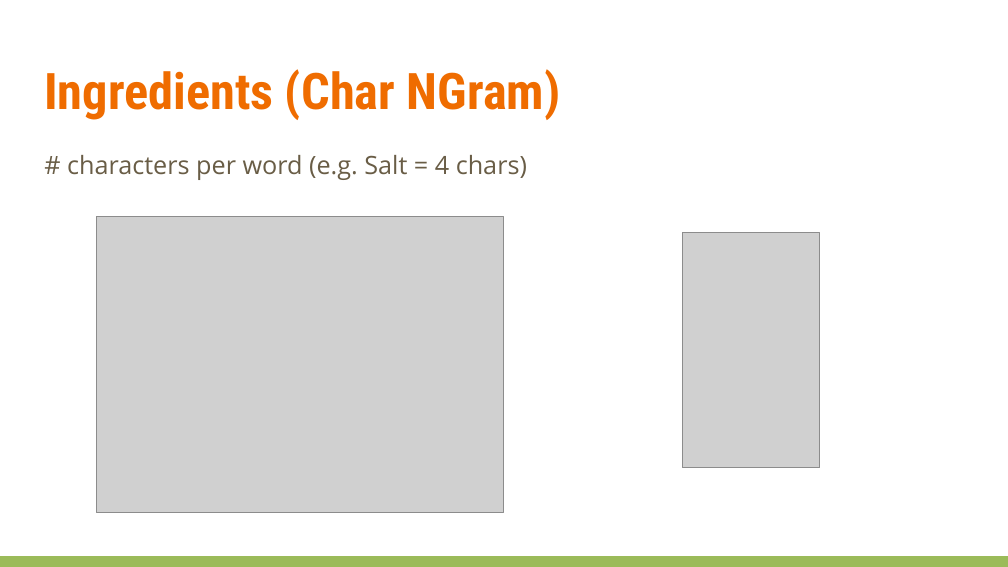
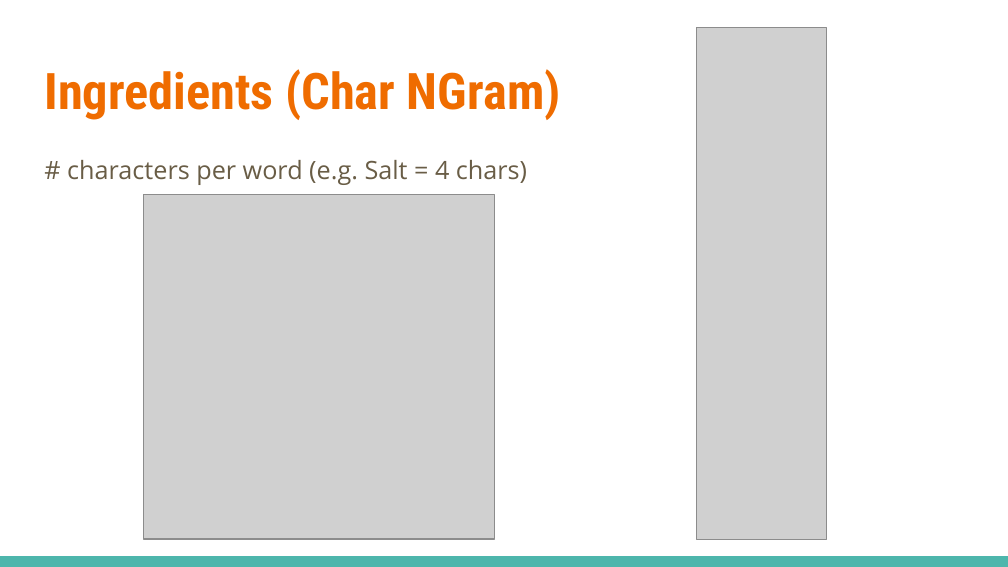
Before and after one commit to bluegrapes/DAT8Coursework, a slide deck: slide 13 of project2/What’s Cooking.pptx. Drawn at 1008x567 pixels with LibreOffice and Linux fonts; fonts in the diff are those of the drawing; grey boxes stand for pictures. Boxes give left, top, right and bottom in pixels: in the first picture for what was removed or moved away, otherwise in the second. Text is boxed around its words. In the diff, an @@ line names an element or a change of style, - is before the commit and + after.

```diff
--- a/project2/What’s Cooking.pptx
+++ b/project2/What’s Cooking.pptx
@@ picture added at (x1=697, y1=28, x2=827, y2=539) @@
@@ text "# characters per word (e.g. ..." at (x1=67, y1=160, x2=527, y2=185): line spacing 1 to 1.15; more space between paragraphs @@
@@ picture resized from (x1=96, y1=216, x2=503, y2=512) to (x1=143, y1=195, x2=494, y2=539) @@
@@ picture removed at (x1=682, y1=233, x2=820, y2=468) @@
@@ rectangle at (x1=0, y1=556, x2=1008, y2=567): fill #9BBB59 to #4DB6AC @@
```
Also in this commit, not shown: 23 other slides changed, 3 slides added, 10 slides removed, 1 other file.
